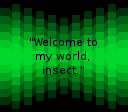
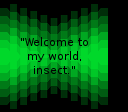
Layers edited between the first and the second 128x112 image:
painted on "'Welcome to ..." over (21, 37, 97, 74)
removed layer "Pasted Layer copy" over (64, 4, 128, 109)
removed layer "Pasted Layer" over (7, 4, 64, 109)
added layer "Green stuff" above "Black" over (7, 4, 108, 109)
added layer "Black" over (7, 4, 128, 109)
